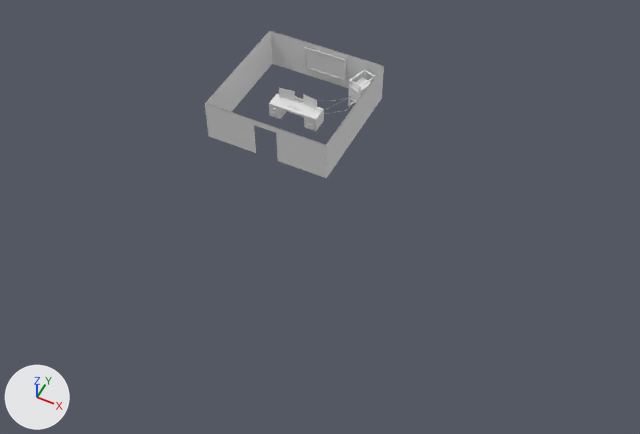
The FBX model Assets/Models/control.FBX, before and after one commit.
Both versions are drawn from a camera (50 mm lens) standing at (7.74, -14.25, 14.47) and looking at (1.93, -2.64, -0.04). The lights are fixed; the arrows at lower left show +X, +Y and +Z. Where no turn or scale is listed for an object, it has been applied to the vertices.
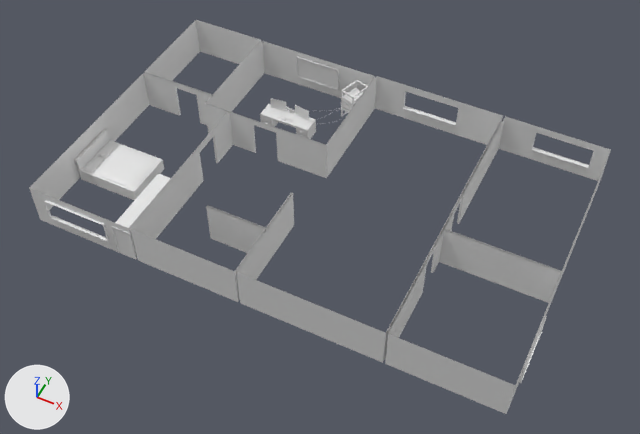
The edits, one by one:
me_mesh is used by ob_plane001; location (0.0, 0.0, 0.0).
me_mesh had 28 vertices, 15 faces and spanned x -1.57..1.55, y -1.55..1.55, z 0.0..1.02.
me_mesh now has 192 vertices, 121 faces and spans x -3.46..7.2, y -5.52..1.2, z 0.0..1.02.
Part 1, on me_mesh:
4 vertices are removed from x -1.57..1.55, y 1.55, z 0.0..1.02.
4 faces are deleted.
4 vertices in x -1.52..1.52, y 1.52, z 0.0..1.02 move by (0.0, -0.42, 0.0).
97 vertices are added at x -3.46..7.2, y -5.52..1.12, z 0.0..1.02.
20 new vertices lie (0.0, 0.0, 1.0) away from vertices in x -3.46..7.15, y -5.47..1.12, z 0.0.
16 new vertices lie (0.0, 0.0, 0.88) away from vertices in x -2.58..4.74, y -3.58..-1.19, z 0.0.
14 new vertices lie (0.0, 0.0, 0.13) away from vertices in x -2.58..4.74, y -3.58..-1.19, z 0.88.
8 new vertices lie (0.0, 0.08, 0.0) away from vertices in x 2.29..6.8, y 1.12, z 0.31..0.83.
7 new vertices lie (0.0, 1.26, 0.0) away from vertices in x 7.12..7.2, y -4.93, z 0.3..0.82.
6 new vertices lie (0.0, 0.0, 1.02) away from vertices in x -1.57..1.55, y -1.55..1.12, z 0.0.
110 new faces join them.
Mesh me_mesh_012 is new.
It has 158 vertices, 157 faces and spans x -0.9..0.63, y -0.49..0.64, z 0.0..0.61.
Mesh me_mesh_013 is new.
It has 101 vertices, 98 faces and spans x -0.16..0.28, y -1.01..0.68, z 0.0..0.85.
Object 'Box004' (ob_box004) moves from (1.16, 1.13, 0.52) to (1.16, 0.71, 0.52).
Object 'Box001' (ob_box001) moves from (0.0, 0.0, 0.0) to (0.0, -0.42, 0.0).
Object 'Box002' (ob_box002) moves from (0.01, 1.5, 0.58) to (0.01, 1.07, 0.58).
Object 'Box007' (ob_box007) moves from (-0.3, 0.07, 0.44) to (-0.3, -0.36, 0.44).
Object 'Plane002' (ob_plane002) moves from (1.18, 1.18, 0.0) to (1.18, 0.76, 0.0).
Object 'Box006' (ob_box006) moves from (0.0, -0.14, 0.38) to (0.0, -0.57, 0.38).
Object 'Box003' (ob_box003) moves from (1.16, 1.13, 0.35) to (1.16, 0.71, 0.35).
Object 'Box008' (ob_box008) is new; it shows me_mesh_012.
Its location is (-2.53, -3.58, 0.0).
Object 'Box012' (ob_box012) is new; it shows me_mesh_013.
Its location is (-1.22, -4.47, 0.0).

Pixel boxes [x1, y1, x2, y2] of what changed, in the pictures (640 x 434 px):
'Plane001', reshaped (224% wider, 167% taller): before [205, 31, 384, 178]; after [29, 20, 611, 414]
'Box008', added: after [75, 129, 164, 200]
'Box001', moved: before [269, 94, 324, 131]; after [260, 104, 316, 139]
'Box002', moved: before [304, 47, 346, 80]; after [296, 56, 339, 90]
'Box012', added: after [112, 174, 171, 252]
'Box007', moved: before [279, 88, 317, 110]; after [270, 98, 309, 120]
'Box004', moved: before [349, 78, 371, 96]; after [341, 88, 363, 107]
'Plane002', moved: before [348, 70, 375, 106]; after [341, 80, 368, 117]
'Box003', moved: before [348, 91, 363, 101]; after [341, 102, 355, 111]
'Box006', moved: before [287, 105, 302, 112]; after [279, 116, 293, 123]
